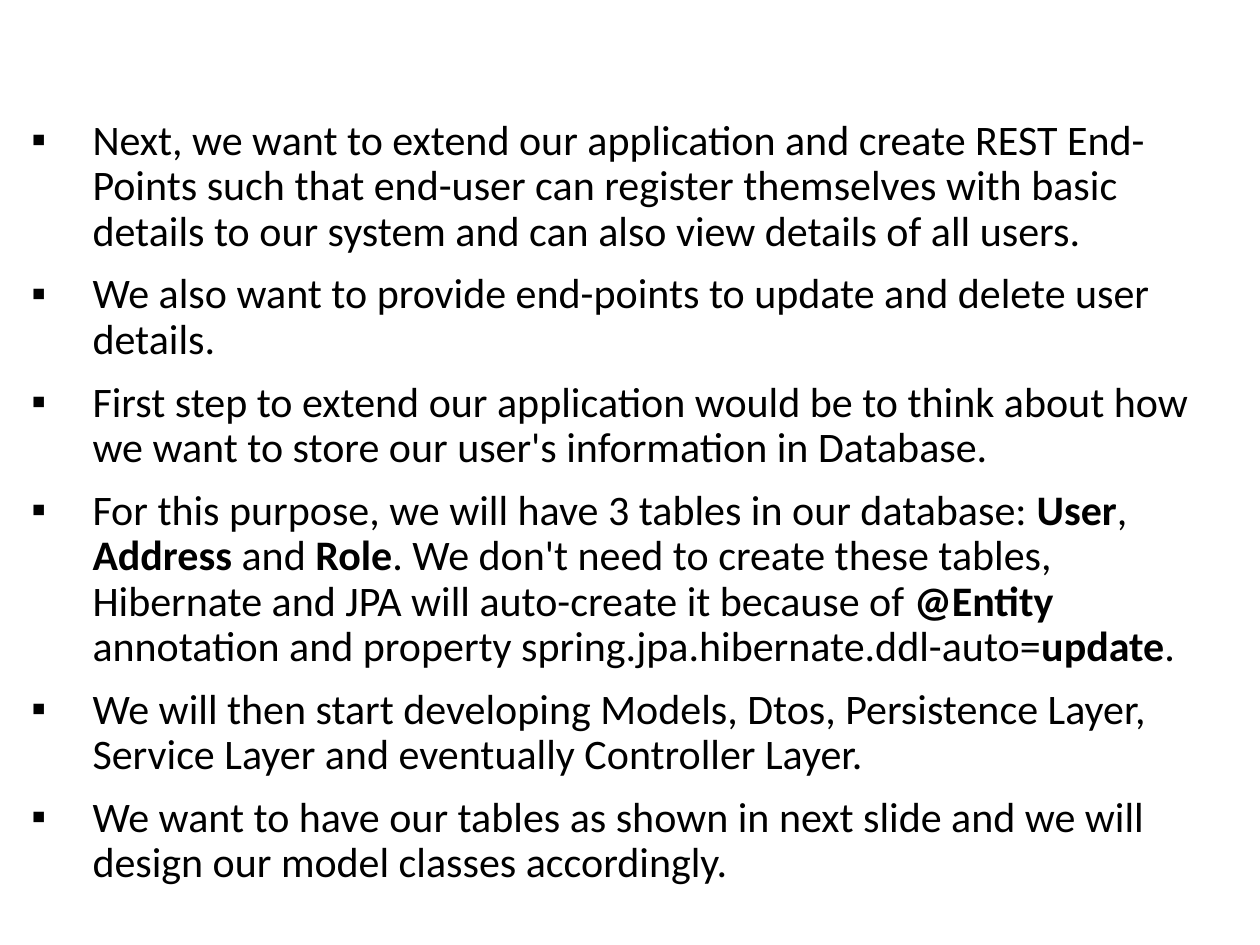
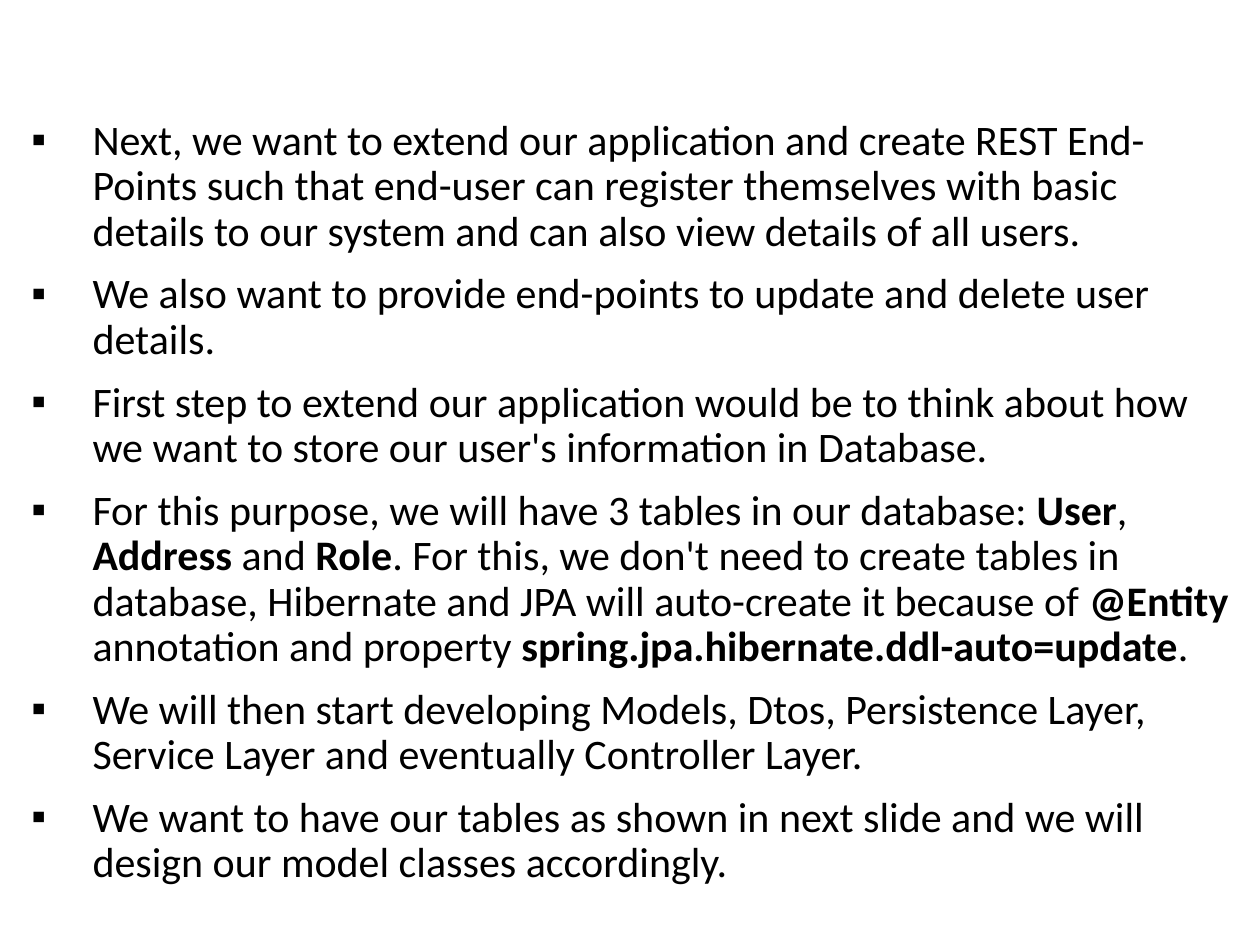
Before and after one commit to vishalrangras/spring-boot-sample, a slide deck: slide 45 of Developing with Spring Boot.pptx (slide 39 before the commit). Drawn at 1260x945 pixels with LibreOffice and Linux fonts; fonts in the diff are those of the drawing; background and template pictures are left out. Boxes give left, top, right and bottom in pixels: in the first picture for what was removed or moved away, otherwise in the second. Text is boxed around its words. In the diff, an @@ line names an element or a change of style, - is before the commit and + after.

```diff
--- a/Developing with Spring Boot.pptx
+++ b/Developing with Spring Boot.pptx
@@ text at (x1=93, y1=495, x2=1228, y2=668): text changed @@
-▪ For this purpose, we will have 3 tables in our database: User, Address and Role. We don't need to create these tables, Hibernate and JPA will auto-create it because of @Entity annotation and property spring.jpa.hibernate.ddl-auto=update.
+▪ For this purpose, we will have 3 tables in our database: User, Address and Role. For this, we don't need to create tables in database, Hibernate and JPA will auto-create it because of @Entity annotation and property spring.jpa.hibernate.ddl-auto=update.
```
Also in this commit, not shown: 21 other slides changed, 19 slides added.
